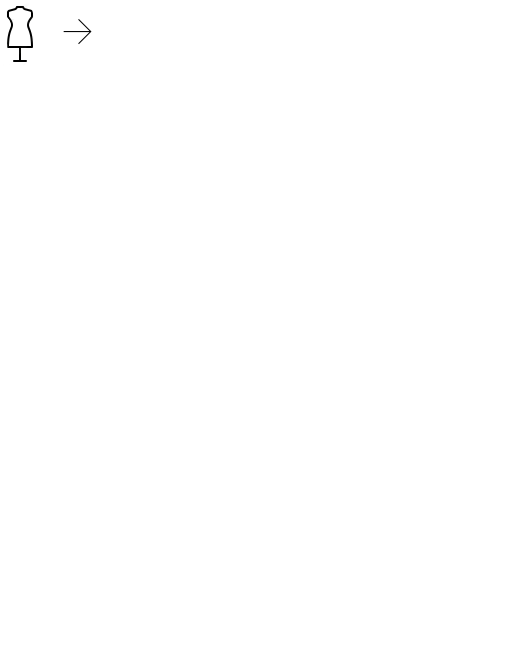
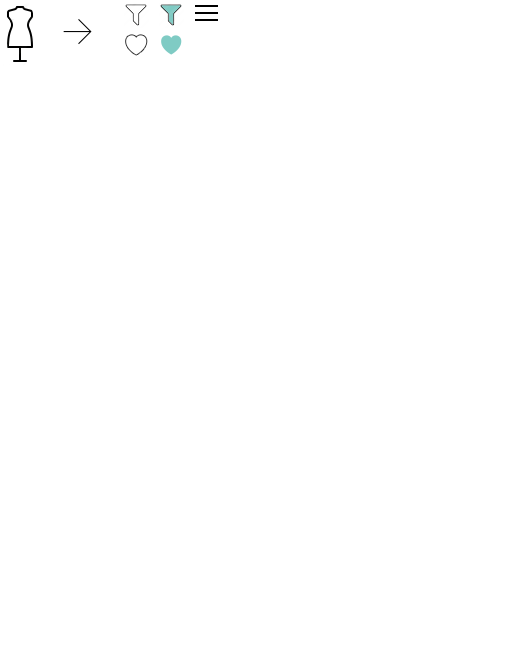
Before/after of a 529 x 653 layered artwork. What changed in the layer stack:
added layer "1468476811_heart-01" above "arrow" over [126, 35, 147, 55]
added layer "1468476811_heart-01 copiar" above "Camada 4" over [161, 35, 182, 55]
added layer "Camada 4" above "Camada 3" over [160, 4, 182, 26]
added layer "Camada 3" above "Menu user" over [125, 4, 147, 26]
added layer "Menu user" above "Camada 2" over [195, 5, 218, 21]
